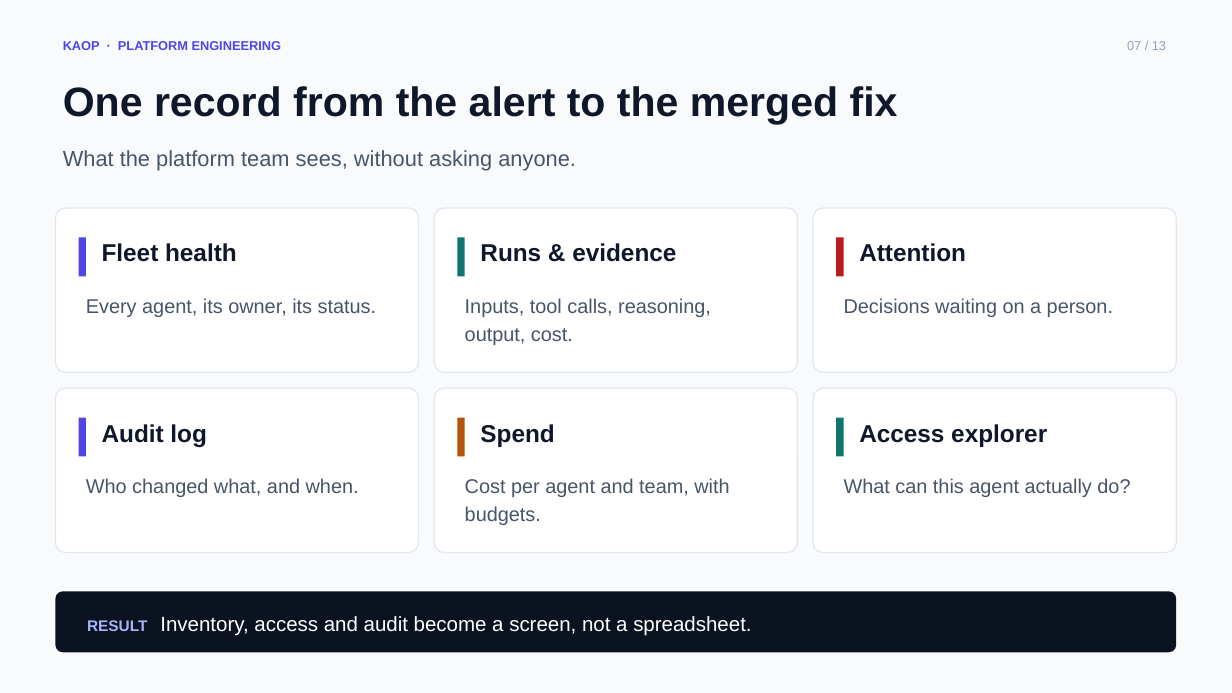
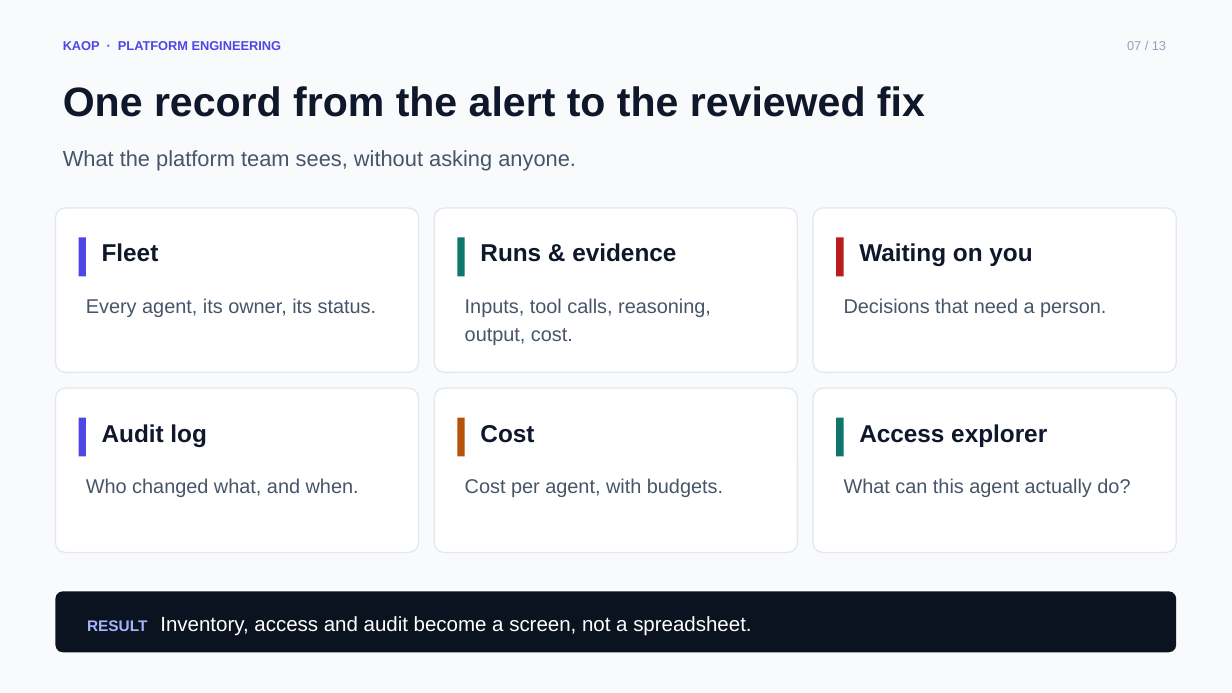
Before and after one commit to chizeni24/komodor-production-lab, a slide deck: slide 7 of docs/presentation/KAOP_Customer_Pitch.pptx. Drawn at 1232x693 pixels with LibreOffice and Linux fonts; fonts in the diff are those of the drawing. Boxes give left, top, right and bottom in pixels: in the first picture for what was removed or moved away, otherwise in the second. Text is boxed around its words. In the diff, an @@ line names an element or a change of style, - is before the commit and + after.

```diff
--- a/docs/presentation/KAOP_Customer_Pitch.pptx
+++ b/docs/presentation/KAOP_Customer_Pitch.pptx
@@ text at <box>63,86,925,117</box>: text changed @@
-One record from the alert to the merged fix
+One record from the alert to the reviewed fix
@@ text at <box>102,243,159,262</box>: text changed @@
-Fleet health
+Fleet
@@ text at <box>859,243,1032,266</box>: text changed @@
-Attention
+Waiting on you
@@ text at <box>844,298,1106,317</box>: text changed @@
-Decisions waiting on a person.
+Decisions that need a person.
@@ text at <box>480,425,534,443</box>: text changed @@
-Spend
+Cost
@@ text at <box>465,478,723,497</box>: text changed @@
-Cost per agent and team, with budgets.
+Cost per agent, with budgets.
```
Also in this commit, not shown: 2 other slides changed, 7 other files.
